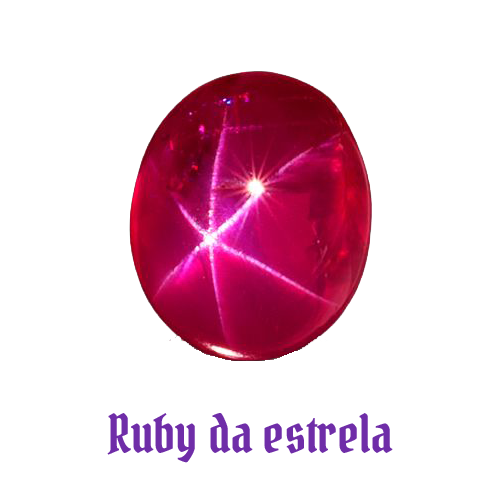
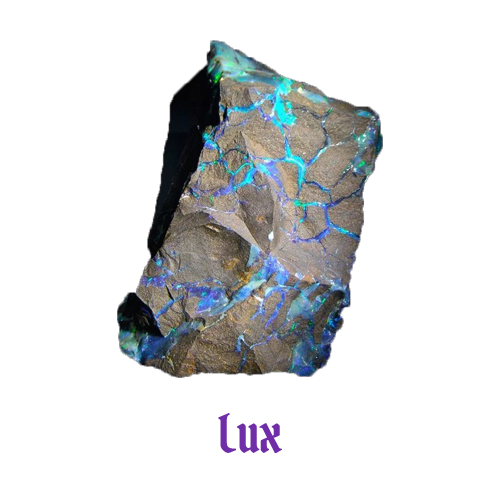
Revision of a layered (500, 500) image; what changed, layer by layer:
renamed "Camada 24" to "Camada 33", painted on it over left=117, top=40, right=383, bottom=378
renamed "Ruby da estrela" to "Lux", painted on it over left=107, top=413, right=393, bottom=463
